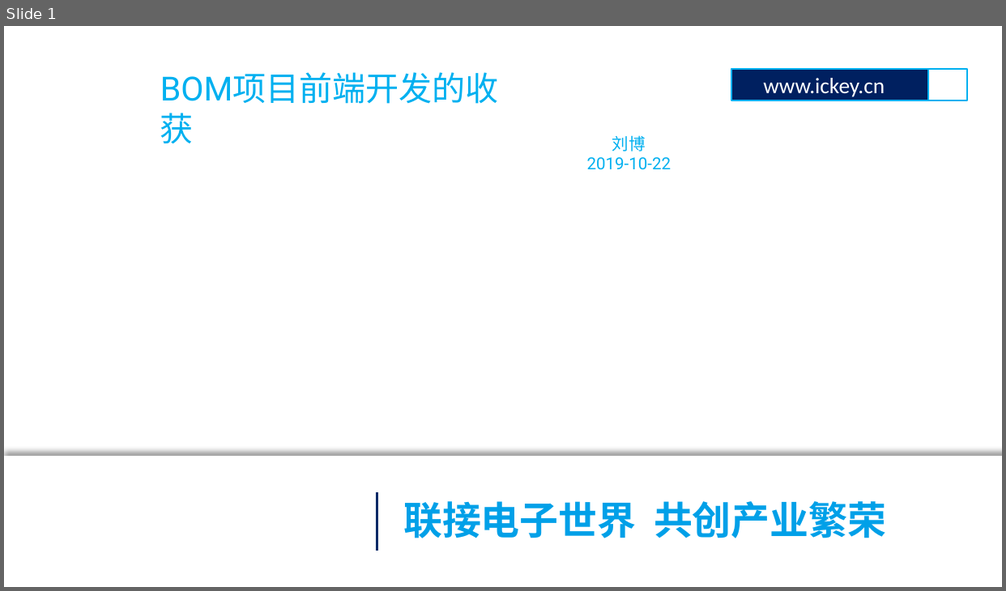
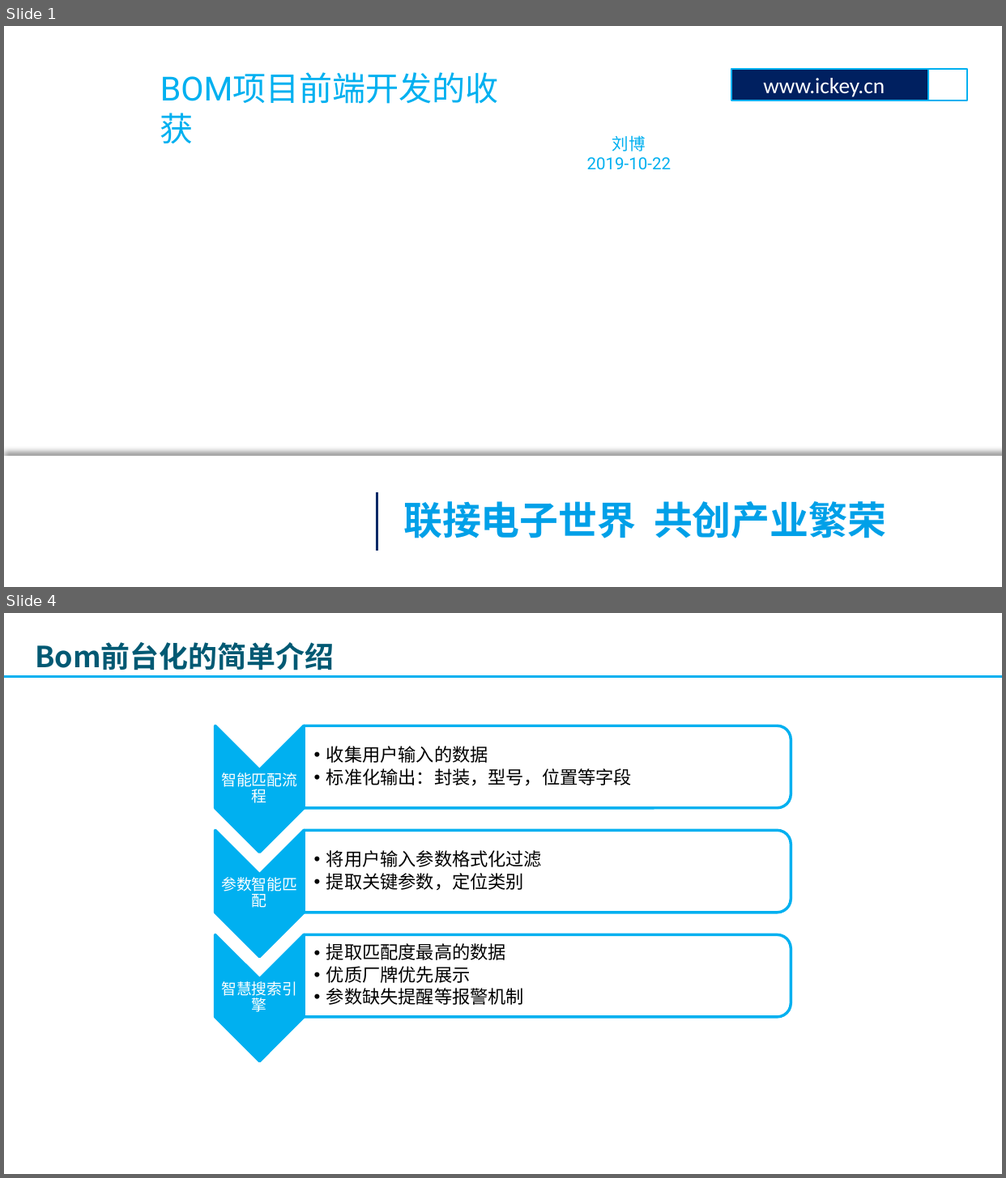
Before and after one commit to lbb1/lbb1.github.io, a slide deck: doc/2019-10-22 bom项目前端开发的收获.pptx. Shown one above the other, each under a label of ours: slide 1 before the commit, slides 1 and 4 after it; the slides between them are not shown. The pictures are 1006x591 and 1006x1178 pixels, drawn with LibreOffice and Linux fonts; fonts in the diff are those of the drawing; background and template pictures are left out. Boxes give left, top, right and bottom in pixels: in the first picture for what was removed or moved away, otherwise in the second. Text is boxed around its words. In the diff, an @@ line names an element or a change of style, - is before the commit and + after.

```diff
--- a/doc/2019-10-22 bom项目前端开发的收获.pptx
+++ b/doc/2019-10-22 bom项目前端开发的收获.pptx
@@ slide 4 added at [4,613,1002,1174], background picture (left out) @@
@@ text added at [35,642,334,671], 21 pt, text #005973, bold @@
+Bom前台化的简单介绍
@@ line added from (4, 677) to (1002, 677), #00B0F0 1.5 pt @@
@@ group added at [215,726,791,1062]: 6 texts, 3 chevrons, 3 round same rects @@
+智能匹配流程
+  •• 收集用户输入的数据
+  •• 标准化输出：封装，型号，位置等字段
+参数智能匹配
+  •• 将用户输入参数格式化过滤
+  •• 提取关键参数，定位类别
+智慧搜索引擎
+  •• 提取匹配度最高的数据
+  •• 优质厂牌优先展示
+  •• 参数缺失提醒等报警机制
```
Also in this commit, not shown: 4 other slides added, 2 slides removed, 2 other files.
